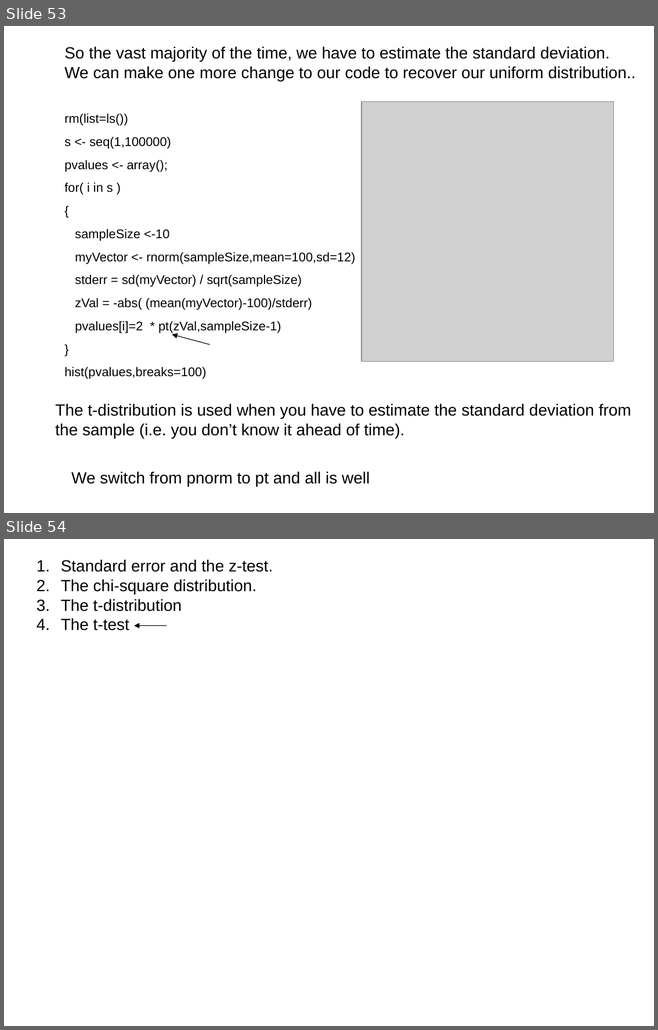
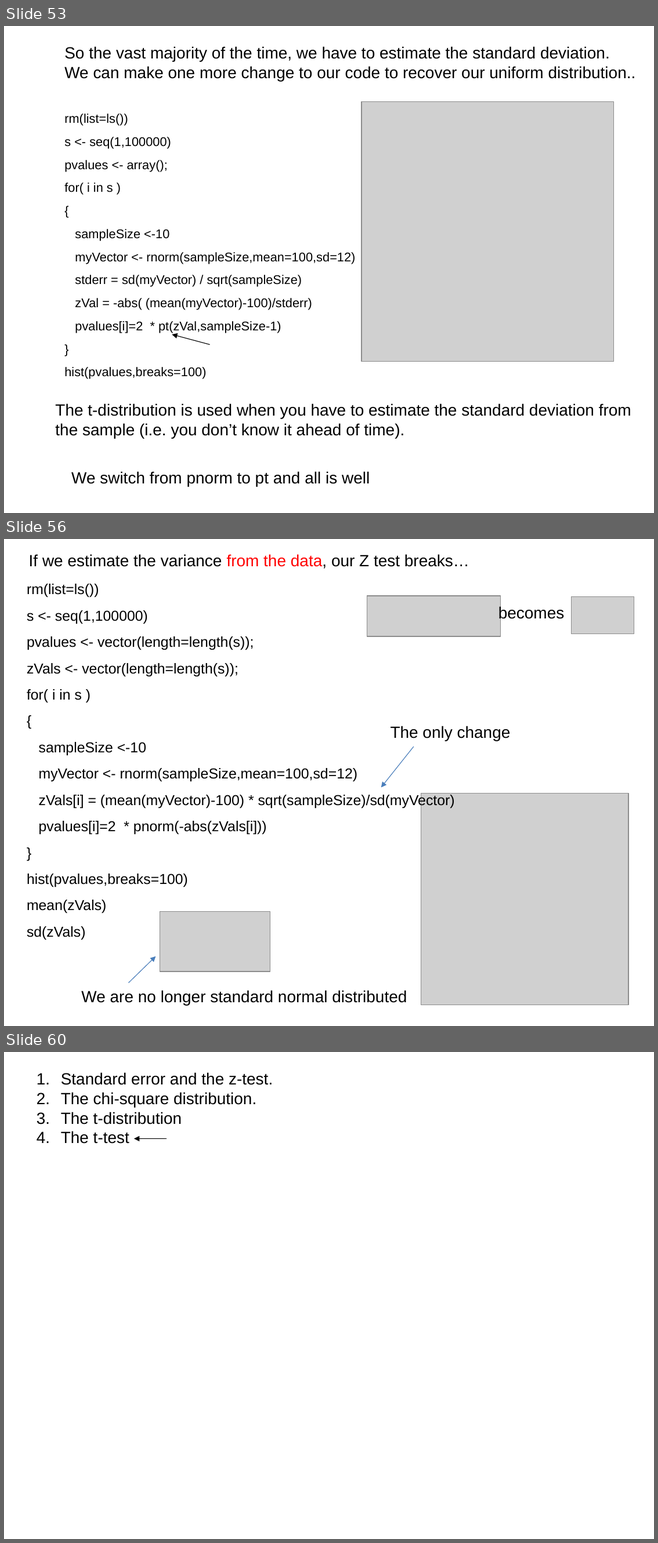
Before and after one commit to afodor/afodor.github.io, a slide deck: classes/stats2017/Lecture12.ppt. Shown one above the other, each under a label of ours: slides 53 and 54 before the commit, slides 53, 56 and 60 after it; the slides between them are not shown. The pictures are 658x1030 and 658x1543 pixels, drawn with LibreOffice and Linux fonts; fonts in the diff are those of the drawing; grey boxes stand for pictures. Boxes give left, top, right and bottom in pixels: in the first picture for what was removed or moved away, otherwise in the second. Text is boxed around its words. In the diff, an @@ line names an element or a change of style, - is before the commit and + after.

Commit message:
more detailed demonstration of why the t-distribution works for estimating variance

```diff
--- a/classes/stats2017/Lecture12.ppt
+++ b/classes/stats2017/Lecture12.ppt
@@ slide 56 added at box(4, 539, 654, 1026), background #FFFFFF @@
@@ text added at box(29, 554, 469, 569), 18 pt, text #000000 @@
+If we estimate the variance from the data, our Z test breaks…
@@ text added at box(27, 584, 455, 940), 16 pt, text #000000 @@
+rm(list=ls())
+s <- seq(1,100000)
+pvalues <- vector(length=length(s));
+zVals <- vector(length=length(s));
+for( i in s )
+{
+sampleSize <-10
+myVector <- rnorm(sampleSize,mean=100,sd=12)
+zVals[i] = (mean(myVector)-100) * sqrt(sampleSize)/sd(myVector)
+pvalues[i]=2 * pnorm(-abs(zVals[i]))
+}
+hist(pvalues,breaks=100)
+mean(zVals)
+sd(zVals)
@@ picture added at box(366, 596, 500, 636) @@
@@ text added at box(498, 606, 564, 621), 18 pt, text #000000 @@
+becomes
@@ picture added at box(571, 597, 634, 634) @@
@@ text added at box(390, 726, 510, 741), 18 pt, text #000000 @@
+The only change
@@ arrow added from (413, 747) to (381, 788), #4A7EBB 0.74 pt @@
@@ picture added at box(421, 794, 628, 1005) @@
@@ picture added at box(160, 911, 270, 972) @@
@@ arrow added from (129, 983) to (155, 957), #4A7EBB 0.74 pt @@
@@ text added at box(81, 990, 407, 1005), 18 pt, text #000000 @@
+We are no longer standard normal distributed
@@ what was slide 54 is now slide 60 @@
```
Also in this commit, not shown: 5 other slides added.
